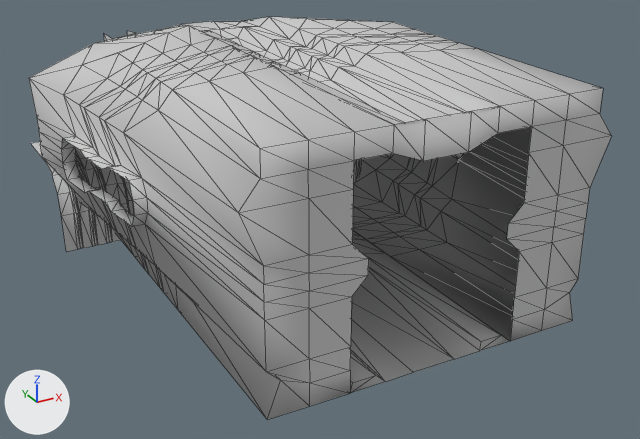
The FBX model Assets/YoussefAlioua/Meshes/Cockpit.FBX, before and after one commit.
Both versions are drawn from a camera (50 mm lens) standing at (-6.22, -12.59, 6.55) and looking at (0.27, -0.78, 0.65). Every picture has the same lights, and +X, +Y and +Z are marked at lower left. Mesh edges are drawn as thin lines. Where no turn or scale is listed for an object, it has been applied to the vertices.

Before the edit, the objects in view are built like this:
```python
me_mesh = bpy.data.meshes.new('Mesh')
me_mesh.from_pydata(...)  # 930 vertices, 1706 faces; spans x -3.47..3.47, y -4.45..4.17, z -0.18..3.46
me_mesh.materials.append(mat_standardmaterial)  # its picture is missing
ob_shuttle = bpy.data.objects.new('Shuttle', me_mesh)
ob_shuttle.location = (0.0, 0.0, 0.0)
```
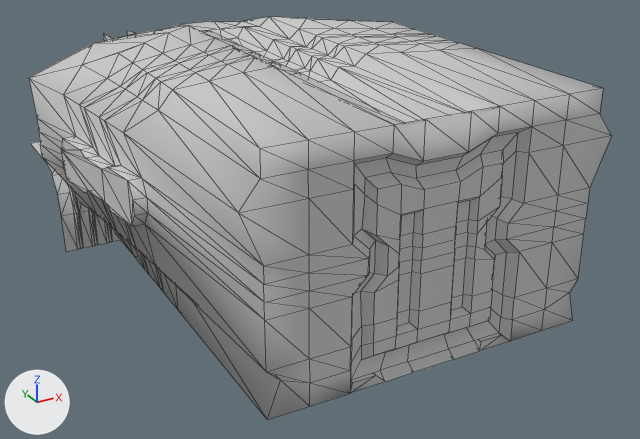
Where the change shows, as pixel boxes [x1, y1, x2, y2] in the pictures (640 x 439 px):
```json
{"object": "Door", "change": "added", "after": [350, 127, 531, 391]}
{"object": "GlassWindow", "change": "added", "after": [61, 139, 134, 226]}
```

Scene script edits in JSON lines:
```json
{"op": "add", "block": "mat_standardmaterial_004", "code": ["mat_standardmaterial_004 = principled_material('Standardmaterial.004')", "mat_standardmaterial_004.base_color = (0.588, 0.588, 0.588)  # light grey #cacaca", "mat_standardmaterial_004.roughness = 0.859"]}
{"op": "add", "block": "mat_standardmaterial_001", "code": ["mat_standardmaterial_001 = principled_material('Standardmaterial.001')", "mat_standardmaterial_001.base_color = (0.588, 0.588, 0.588)  # light grey #cacaca", "mat_standardmaterial_001.roughness = 0.859"]}
{"op": "add", "block": "me_mesh_004", "code": ["me_mesh_004 = bpy.data.meshes.new('Mesh.004')", "me_mesh_004.from_pydata(...)  # 60 vertices, 48 faces; spans x -3.33..3.33, y -1.32..4.17, z 0.96..2.86", "me_mesh_004.materials.append(mat_standardmaterial_004)  # its picture is missing"]}
{"op": "add", "block": "me_mesh_001", "code": ["me_mesh_001 = bpy.data.meshes.new('Mesh.001')", "me_mesh_001.from_pydata(...)  # 160 vertices, 146 faces; spans x -1.31..1.31, y -4.45..-4.26, z -0.03..3.12", "me_mesh_001.materials.append(mat_standardmaterial_001)  # its picture is missing"]}
{"op": "add", "block": "ob_glasswindow", "code": ["ob_glasswindow = bpy.data.objects.new('GlassWindow', me_mesh_004)", "ob_glasswindow.location = (0.0, 0.0, 0.0)"]}
{"op": "add", "block": "ob_door", "code": ["ob_door = bpy.data.objects.new('Door', me_mesh_001)", "ob_door.location = (0.0, 0.0, 0.0)"]}
```
